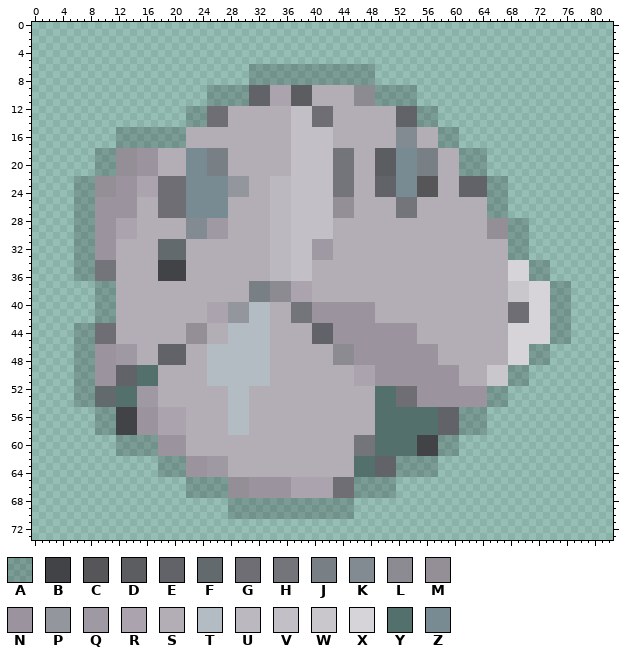
One commit to this sprite sheet: Psyche_Game/Psyche_Game.Android/Assets/Content/asteroid1.png. Above is the file before it was changed.
The file is 83x74 pixels. Colours within 5 levels of each other are drawn and written as one.
Palette (. is transparent): A #0000002e  B #424346  C #565659  D #5c5d61  E #626368  F #626a6d  G #6e6e74  H #74747b  J #787f85  K #828a92  L #8c8b92  M #948f97  N #9b939d  P #94969d  Q #9f99a3  R #aba3ad  S #b3adb5  T #b2bcc2  U #bbb8c0  V #c3bfc7  W #cac7cc  X #d6d4d8  Y #54706c  Z #788a92
After:
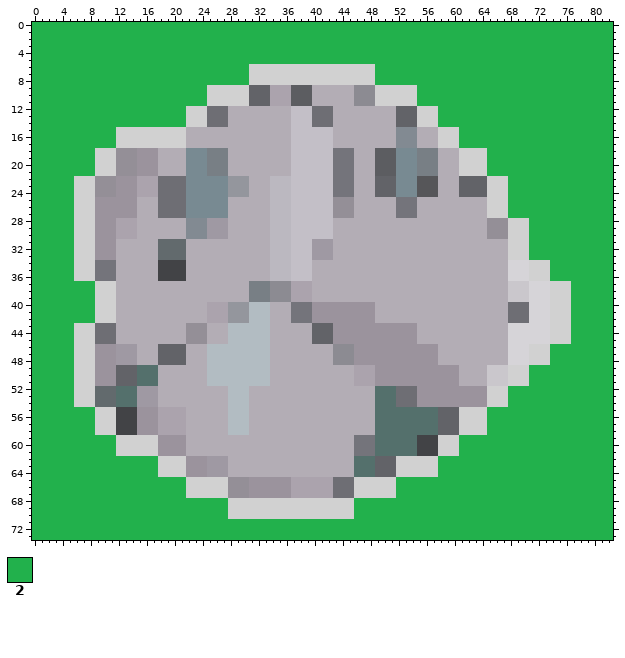
Colours new in this view: 2 #22b14c
The edit:
colour A: #0000002e -> #d1d1d1
y 0..5: x 0..82 ................................................................................... -> 22222222222222222222222222222222222222222222222222222222222222222222222222222222222
y 6..8: x 0..30 ............................... -> 2222222222222222222222222222222; x 49..82 .................................. -> 2222222222222222222222222222222222
y 9..11: x 0..24 ......................... -> 2222222222222222222222222; x 55..82 ............................ -> 2222222222222222222222222222
y 12..14: x 0..21 ...................... -> 2222222222222222222222; x 58..82 ......................... -> 2222222222222222222222222
y 15..17: x 0..11 ............ -> 222222222222; x 61..82 ...................... -> 2222222222222222222222
y 18..21: x 0..8 ......... -> 222222222; x 65..82 .................. -> 222222222222222222
y 22..27: x 0..5 ...... -> 222222; x 68..82 ............... -> 222222222222222
y 28..33: x 0..5 ...... -> 222222; x 71..82 ............ -> 222222222222
y 34..36: x 0..5 ...... -> 222222; x 74..82 ......... -> 222222222
y 37..42: x 0..8 ......... -> 222222222; x 77..82 ...... -> 222222
y 43..45: x 0..5 ...... -> 222222; x 77..82 ...... -> 222222
y 46..48: x 0..5 ...... -> 222222; x 74..82 ......... -> 222222222
y 49..51: x 0..5 ...... -> 222222; x 71..82 ............ -> 222222222222
y 52..54: x 0..5 ...... -> 222222; x 68..82 ............... -> 222222222222222
y 55..58: x 0..8 ......... -> 222222222; x 65..82 .................. -> 222222222222222222
y 59..61: x 0..11 ............ -> 222222222222; x 61..82 ...................... -> 2222222222222222222222
y 62..64: x 0..17 .................. -> 222222222222222222; x 58..82 ......................... -> 2222222222222222222222222
y 65..67: x 0..21 ...................... -> 2222222222222222222222; x 52..82 ............................... -> 2222222222222222222222222222222
y 68..70: x 0..27 ............................ -> 2222222222222222222222222222; x 46..82 ..................................... -> 2222222222222222222222222222222222222
y 71..73: x 0..82 ................................................................................... -> 22222222222222222222222222222222222222222222222222222222222222222222222222222222222
Where, in picture pixels (left, top, right, bottom), the same in both pictures:
changed: (32, 22, 613, 540)
